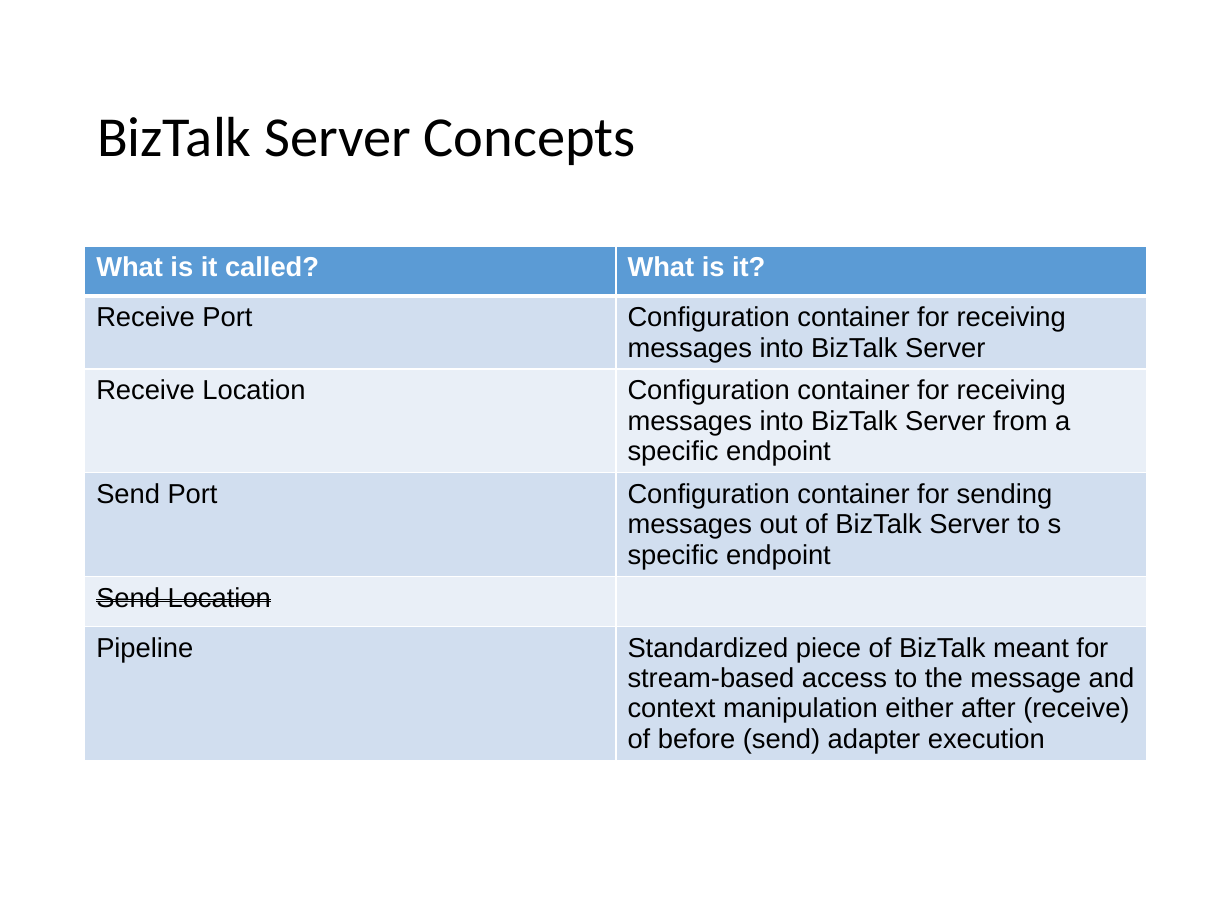
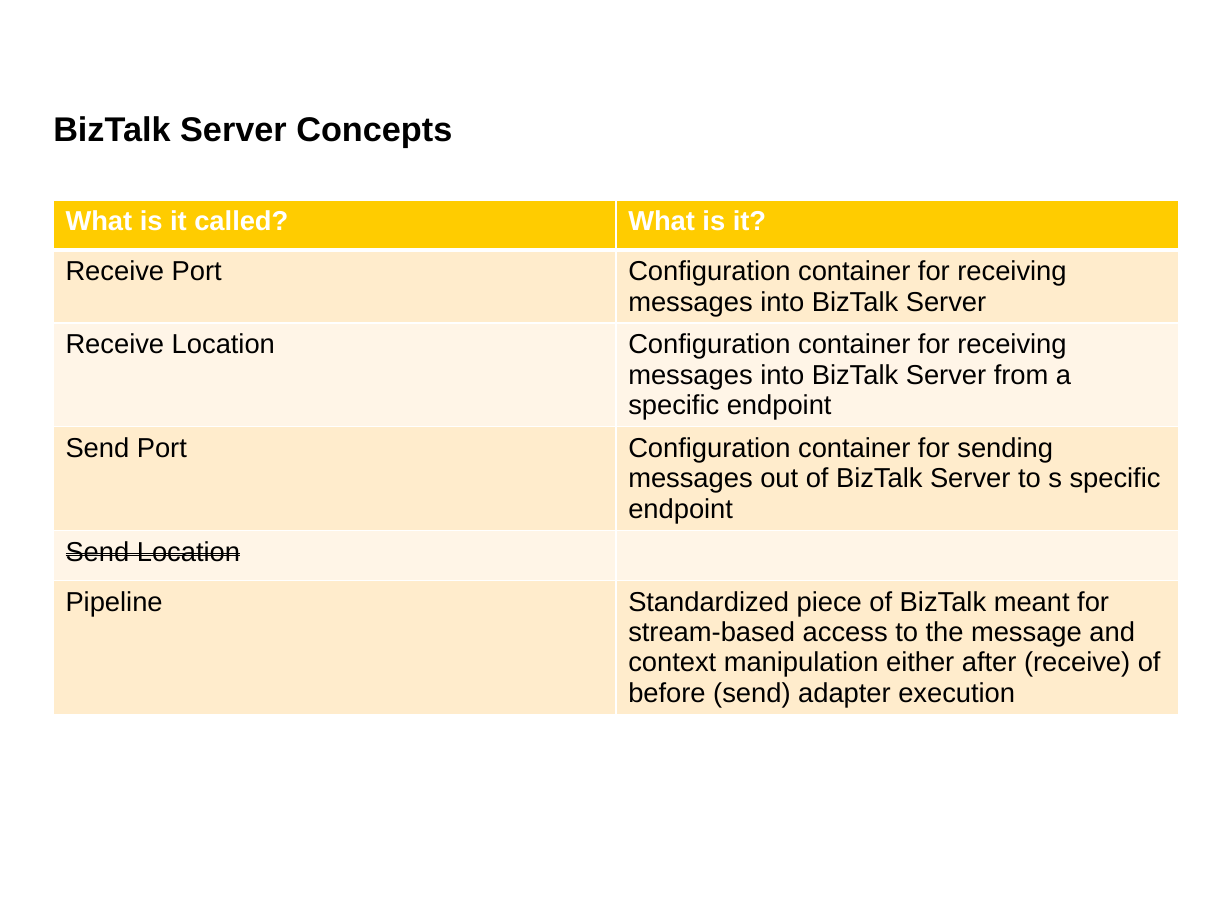
Before and after one commit to wmmihaa/BizTalk-Server---Developing-Integration-Solutions, a slide deck: slide 32 of Slides/Module 1 - Introduction to BizTalk Server.pptx. Drawn at 1232x924 pixels with LibreOffice and Linux fonts; fonts in the diff are those of the drawing. Boxes give left, top, right and bottom in pixels: in the first picture for what was removed or moved away, otherwise in the second. Text is boxed around its words. In the diff, an @@ line names an element or a change of style, - is before the commit and + after.

```diff
--- a/Slides/Module 1 - Introduction to BizTalk Server.pptx
+++ b/Slides/Module 1 - Introduction to BizTalk Server.pptx
@@ title "BizTalk Server Concepts": place and size @@
-title "BizTalk Server Concepts" at box(97, 116, 636, 165)
+title "BizTalk Server Concepts" at box(53, 116, 452, 147)
@@ title "BizTalk Server Concepts" at box(53, 116, 452, 147): size 33 to 20 pt, font Calibri to Arial, bold on; line spacing 0.9 to 1 @@
@@ table at box(53, 200, 1179, 821) @@
@@ fill #5B9BD5 to #FFCC00 in row 1 @@
@@ fill #D2DEEF to #FFECCC in 6 cells @@
@@ fill #EAEFF7 to #FFF6E7 in 4 cells @@
@@ table: place and size @@
-table at box(85, 246, 1147, 833)
+table at box(53, 200, 1179, 821)
```
Also in this commit, not shown: 67 other slides changed, 16 other files.
